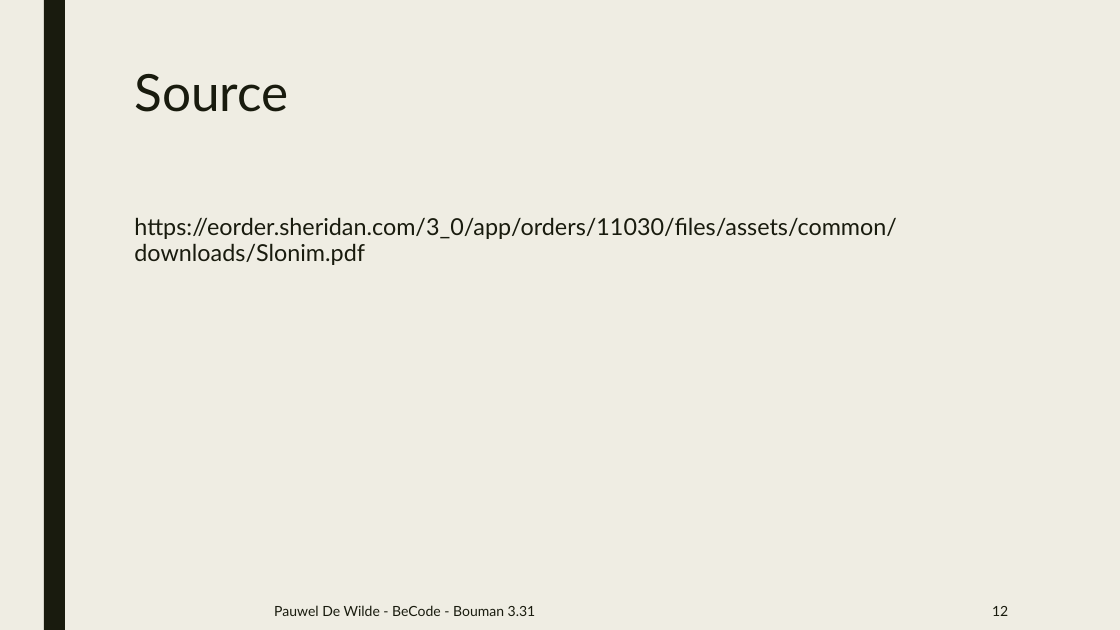
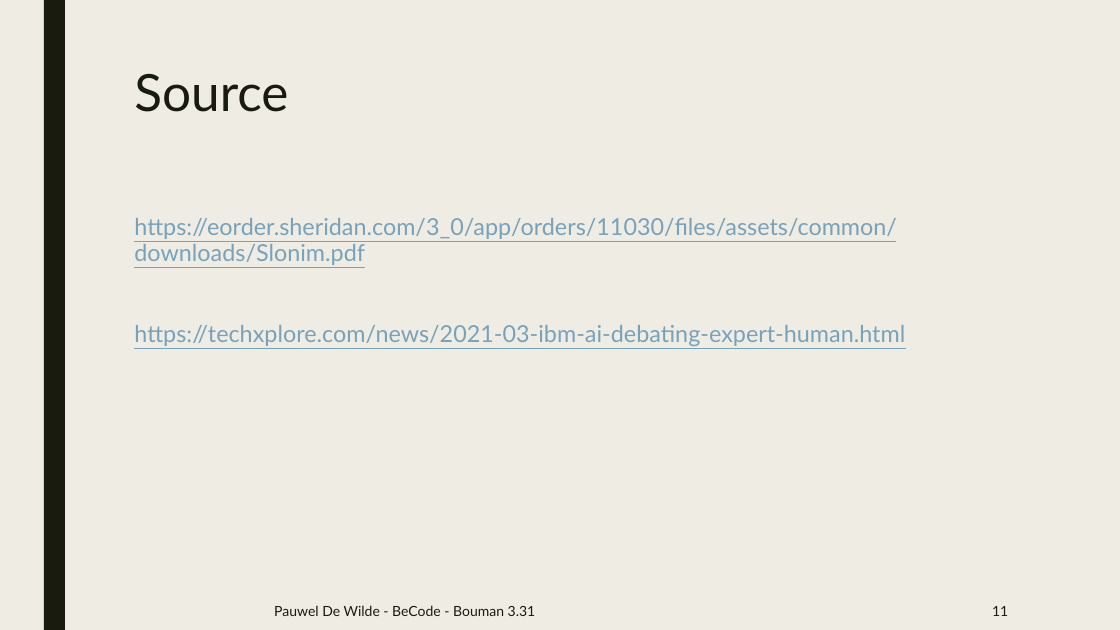
Before and after one commit to Pauwel1/BeCode, a slide deck: slide 11 of Autonomous Debating System.pptx. Drawn at 1120x630 pixels with LibreOffice and Linux fonts; fonts in the diff are those of the drawing. Boxes give left, top, right and bottom in pixels: in the first picture for what was removed or moved away, otherwise in the second. Text is boxed around its words. In the diff, an @@ line names an element or a change of style, - is before the commit and + after.

Commit message:
Autonomous Debating System

```diff
--- a/Autonomous Debating System.pptx
+++ b/Autonomous Debating System.pptx
@@ text at (x1=134, y1=218, x2=897, y2=265): text colour #191B0E to #77A2BB, underline on in "https://eorder.sheridan.com/3_0/app/orders/11030/files/asset ..." @@
@@ text at (x1=134, y1=325, x2=905, y2=346): paragraph added @@
+https://techxplore.com/news/2021-03-ibm-ai-debating-expert-human.html
@@ page number at (x1=992, y1=606, x2=1008, y2=616): text changed @@
-12
+11
```
Also in this commit, not shown: 2 other slides changed, 1 other file.
